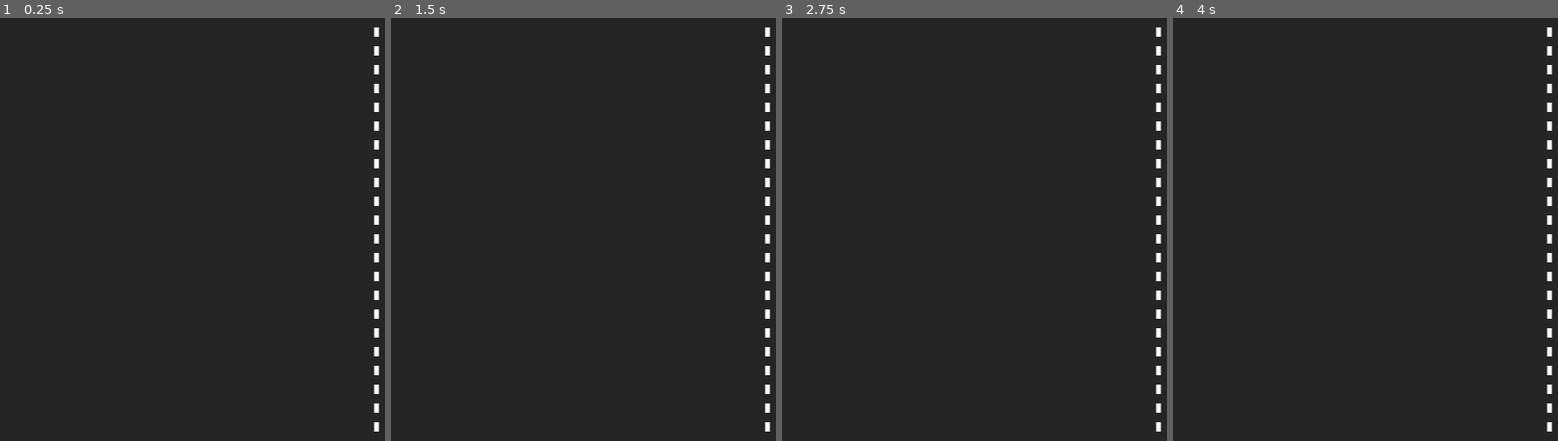
Above: before the commit, frames 1-4 (left to right).
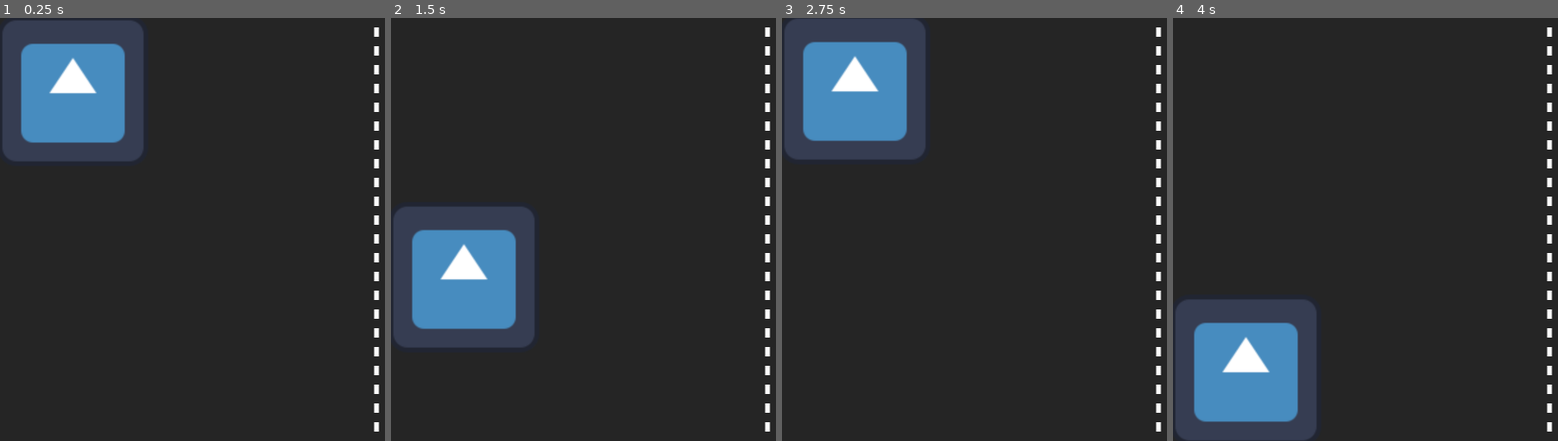
Above: after the commit, the same moments.

Repository: freddydumont/gdpong
Game: Godot game, scene res://game.tscn
The game is run twice, just before and just after one commit, with the same random seed, the same clock (stepped at 60 frames per second) and the same inputs. The engine's default icon, where the game draws it, is replaced by a stand-in: a white triangle on a blue panel in a dark square.
Inputs:
- Up to frame 1 (0.25 s): no input
- Up to frame 2 (1.5 s): tap Enter at 0.5 s; hold Up (ui_up) 0.53-1.28 s; tap Space at 1.25 s; hold Down (ui_down) from 1.28 s (still down)
- Up to frame 3 (2.75 s): tap Enter at 2 s; release Down (ui_down) at 2.03 s; hold Up (ui_up) from 2.03 s (still down)
- Up to frame 4 (4 s): tap Space at 2.75 s; tap Enter at 3.5 s; release Up (ui_up) at 3.53 s; hold Down (ui_down) from 3.53 s (still down)

The runs differ from the first frame. In frame 1, 12% of the frame differs, in the area x 0-38%, y 0-34%; in frame 2, 12%; in frame 3, 12%; in frame 4, 12%, in the area x 0-38%, y 66-100%.

Commit message:
Setup player movement

Diff:
--- a/game.tscn
+++ b/game.tscn
@@ -1,6 +1,23 @@
-[gd_scene load_steps=2 format=3 uid="uid://cbnjtxgxmtsia"]
+[gd_scene load_steps=5 format=3 uid="uid://cbnjtxgxmtsia"]
 
 [ext_resource type="Script" path="res://game.gd" id="1_y0uxw"]
+[ext_resource type="Script" path="res://player.gd" id="2_2e4uc"]
+[ext_resource type="Texture2D" uid="uid://dja8v62olcewr" path="res://icon.svg" id="2_uad13"]
+
+[sub_resource type="RectangleShape2D" id="RectangleShape2D_8oppu"]
+size = Vector2(121, 121)
 
 [node name="Game" type="Node2D"]
 script = ExtResource("1_y0uxw")
+
+[node name="Player" type="Area2D" parent="."]
+position = Vector2(31, 31)
+scale = Vector2(0.5, 0.5)
+script = ExtResource("2_2e4uc")
+metadata/_edit_group_ = true
+
+[node name="Sprite2D" type="Sprite2D" parent="Player"]
+texture = ExtResource("2_uad13")
+
+[node name="CollisionShape2D" type="CollisionShape2D" parent="Player"]
+shape = SubResource("RectangleShape2D_8oppu")
--- /dev/null
+++ b/player.gd
@@ -0,0 +1,26 @@
+extends Area2D
+
+@export var speed = 400
+var screen_size
+var player_offset
+
+
+func _ready():
+	screen_size = get_viewport_rect().size
+	## used with `clamp()` to prevent the player from going out of bounds
+	player_offset = $CollisionShape2D.shape.extents / 2
+
+
+func _process(delta):
+	var velocity = Vector2.ZERO
+
+	if Input.is_action_pressed("ui_up"):
+		velocity.y -= 1
+	if Input.is_action_pressed("ui_down"):
+		velocity.y += 1
+
+	if velocity.length() > 0:
+		velocity = velocity.normalized() * speed
+
+	position += velocity * delta
+	position = position.clamp(Vector2.ZERO + player_offset, screen_size - player_offset)
